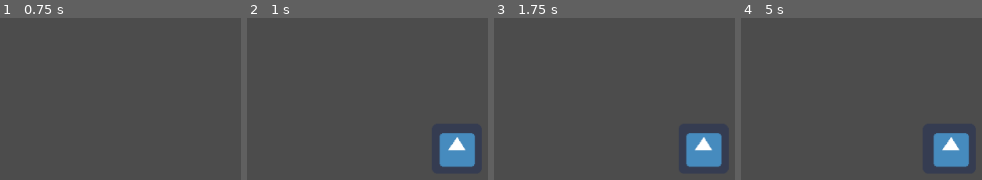
Above: before the commit, frames 1-4 (left to right).
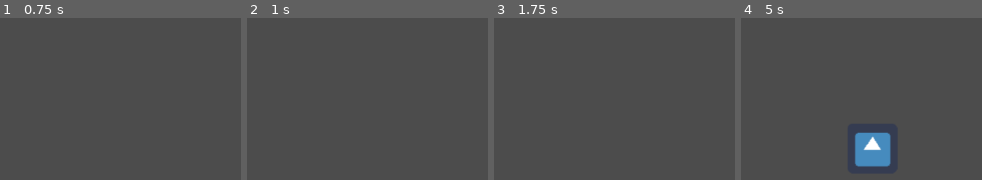
Above: after the commit, the same moments.

Repository: 1501-Intro-To-Game-Design/1501-final-project-2022-the-team-that-is-going-to-kill-thanos
Game: Godot game, scene res://Scenes/EnemyScenes/MovingEnemies.tscn
Two runs of this game, one before a commit and one after it. Both use one fixed random seed, a clock stepped at 60 frames per second and the inputs below. The engine's default icon, where the game draws it, is replaced by a stand-in: a white triangle on a blue panel in a dark square.
Inputs:
- Up to frame 1 (0.75 s): tap Enter at 0.5 s
- Up to frame 2 (1 s): no input
- Up to frame 3 (1.75 s): tap Space at 1.25 s
- Up to frame 4 (5 s): tap Enter at 2 s; tap Space at 2.75 s

Frame 1 is identical in both runs. In frame 2, 3.1% of the frame differs, in the area x 79-95%, y 70-92%; in frame 3, 3.1%; in frame 4, 6.3%, in the area x 47-95%, y 70-92%.

Commit message:
Tower + Projectile Implementation
towers can detect closest enemy within range, and shoot a projectile towards it

Diff:
--- a/Garden Guardians/Scenes/EnemyScenes/Enemy.tscn
+++ b/Garden Guardians/Scenes/EnemyScenes/Enemy.tscn
@@ -6,8 +6,9 @@
 [sub_resource type="RectangleShape2D" id=1]
 extents = Vector2( 32.5, 32.5 )
 
-[node name="Enemy" type="Area2D"]
+[node name="Enemy" type="Area2D" groups=["enemy"]]
 script = ExtResource( 2 )
+speed = 50
 
 [node name="CollisionShape2D" type="CollisionShape2D" parent="."]
 position = Vector2( 0.5, -0.5 )
--- a/Garden Guardians/Scenes/EnemyScenes/MovingEnemies.tscn
+++ b/Garden Guardians/Scenes/EnemyScenes/MovingEnemies.tscn
@@ -10,6 +10,7 @@
 importEnemyScene = ExtResource( 3 )
 
 [node name="EnemySpawn" type="Timer" parent="."]
+wait_time = 3.0
 autostart = true
 
 [node name="Camera2D" type="Camera2D" parent="."]
--- a/Garden Guardians/Scenes/LevelScenes/Level.tscn
+++ /dev/null
@@ -1,3 +0,0 @@
-[gd_scene format=2]
-
-[node name="Level" type="Node2D"]
--- /dev/null
+++ b/Garden Guardians/Scenes/LevelScenes/Level1.tscn
@@ -0,0 +1,11 @@
+[gd_scene load_steps=3 format=2]
+
+[ext_resource path="res://Scenes/EnemyScenes/MovingEnemies.tscn" type="PackedScene" id=1]
+[ext_resource path="res://Scenes/TowerScences/Tower.tscn" type="PackedScene" id=2]
+
+[node name="Level1" type="Node2D"]
+
+[node name="MovingEnemies" parent="." instance=ExtResource( 1 )]
+
+[node name="Tower" parent="MovingEnemies" instance=ExtResource( 2 )]
+position = Vector2( 516, 179 )
--- /dev/null
+++ b/Garden Guardians/Scenes/TowerScences/Projectile.gd
@@ -0,0 +1,28 @@
+extends Node2D
+
+var target = null
+export var speed = 20
+
+# Declare member variables here. Examples:
+# var a = 2
+# var b = "text"
+
+
+# Called when the node enters the scene tree for the first time.
+func _ready():
+	pass # Replace with function body.
+
+
+# Called every frame. 'delta' is the elapsed time since the previous frame.
+func _process(delta):
+	#move towards target (closest enemy)
+	if not (target == null):
+		var direction = (target.position - self.position).normalized()
+		position += direction * speed * delta
+
+
+
+func _on_Area2D_area_entered(area):
+	if(area == target):
+		#target should take damage and stuff here
+		queue_free()
--- /dev/null
+++ b/Garden Guardians/Scenes/TowerScences/Projectile.tscn
@@ -0,0 +1,23 @@
+[gd_scene load_steps=4 format=2]
+
+[ext_resource path="res://Scenes/TowerScences/Projectile.gd" type="Script" id=1]
+[ext_resource path="res://icon.png" type="Texture" id=2]
+
+[sub_resource type="CircleShape2D" id=1]
+radius = 7.0
+
+[node name="Projectile" type="Node2D"]
+script = ExtResource( 1 )
+speed = 100
+
+[node name="Sprite" type="Sprite" parent="."]
+modulate = Color( 1, 0, 0, 1 )
+scale = Vector2( 0.2, 0.2 )
+texture = ExtResource( 2 )
+
+[node name="Area2D" type="Area2D" parent="."]
+
+[node name="CollisionShape2D" type="CollisionShape2D" parent="Area2D"]
+shape = SubResource( 1 )
+
+[connection signal="area_entered" from="Area2D" to="." method="_on_Area2D_area_entered"]
--- /dev/null
+++ b/Garden Guardians/Scenes/TowerScences/Tower.tscn
@@ -0,0 +1,31 @@
+[gd_scene load_steps=5 format=2]
+
+[ext_resource path="res://Sprites/boulderforwilliam.png" type="Texture" id=1]
+[ext_resource path="res://Scripts/Tower.gd" type="Script" id=2]
+[ext_resource path="res://Scenes/TowerScences/Projectile.tscn" type="PackedScene" id=3]
+
+[sub_resource type="CircleShape2D" id=1]
+radius = 125.196
+
+[node name="Tower" type="Node2D"]
+script = ExtResource( 2 )
+projectileScene = ExtResource( 3 )
+
+[node name="Range" type="Area2D" parent="."]
+
+[node name="RangeShape" type="CollisionShape2D" parent="Range"]
+shape = SubResource( 1 )
+
+[node name="Sprite" type="Sprite" parent="."]
+scale = Vector2( 0.5, 0.5 )
+texture = ExtResource( 1 )
+
+[node name="Cooldown" type="Timer" parent="."]
+autostart = true
+
+[node name="ShootPoint" type="Node2D" parent="."]
+position = Vector2( 0, -52 )
+
+[connection signal="area_entered" from="Range" to="." method="_on_Range_area_entered"]
+[connection signal="area_exited" from="Range" to="." method="_on_Range_area_exited"]
+[connection signal="timeout" from="Cooldown" to="." method="_on_Cooldown_timeout"]
--- /dev/null
+++ b/Garden Guardians/Scripts/Tower.gd
@@ -0,0 +1,54 @@
+extends Node2D
+
+var enemies = []
+var can_attack = false
+export var cooldown = 1
+
+export(PackedScene) var projectileScene
+
+
+# Declare member variables here. Examples:
+# var a = 2
+# var b = "text"
+
+
+# Called when the node enters the scene tree for the first time.
+func _ready():
+	$Cooldown.wait_time = cooldown
+
+
+# Called every frame. 'delta' is the elapsed time since the previous frame.
+func _process(delta):
+	#detect closest enemy, and call attack function on it
+	var lowest = 1000
+	var index = -1
+	for i in range(0, enemies.size()):
+		var distance = sqrt(pow((enemies[i].get_global_position().x - self.get_global_position().x), 2) + pow((enemies[i].get_global_position().y - self.get_global_position().y), 2))
+		if(distance < lowest):
+			lowest = distance
+			index = i
+	if not (index == -1):
+		if(can_attack):
+			can_attack = false
+			$Cooldown.wait_time = cooldown
+			attack(enemies[index])
+
+func attack(enemy):
+	#spawn a projectile at shootPoint, and set projectile's target to closest enemy
+	var projectile = projectileScene.instance()
+	get_parent().add_child(projectile)
+	projectile.position = $ShootPoint.get_global_position()
+	projectile.target = enemy
+
+func _on_Range_area_entered(area):
+	if(area.is_in_group("enemy")):
+		enemies.append(area)
+
+
+func _on_Cooldown_timeout():
+	can_attack = true
+
+
+func _on_Range_area_exited(area):
+	if(area.is_in_group("enemy")):
+		enemies.remove(enemies.find(area))
